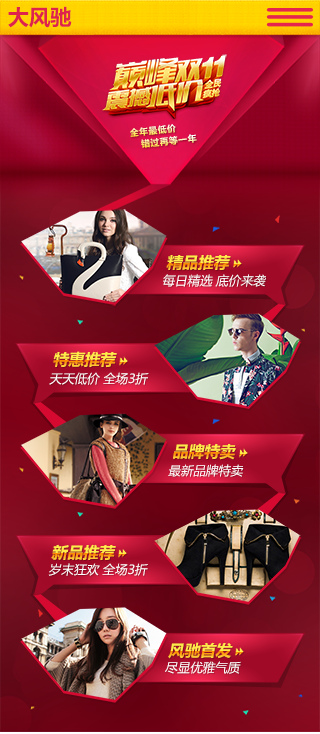
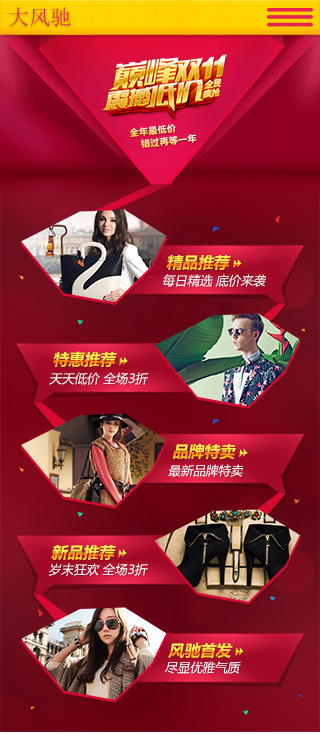
Layered file, before and after one edit (w=320, h=734). Changes by layer:
added layer "大风驰" (1st of 2, in "TOP") in group "TOP" over [8, 7, 71, 27]
hid "大风驰" (2nd of 2, in "TOP") over [8, 6, 72, 28]
